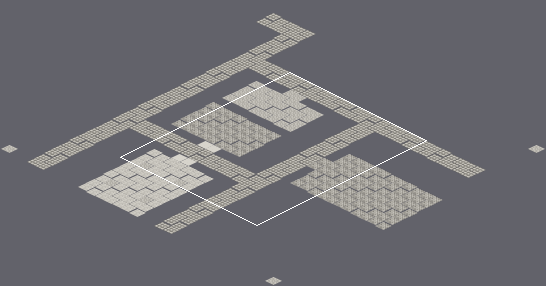
Level history. Tiled map: docs/Map-Test-1.tmx. Above, an overview of the earlier version with the close-up marked.
Close-up. First the earlier version:
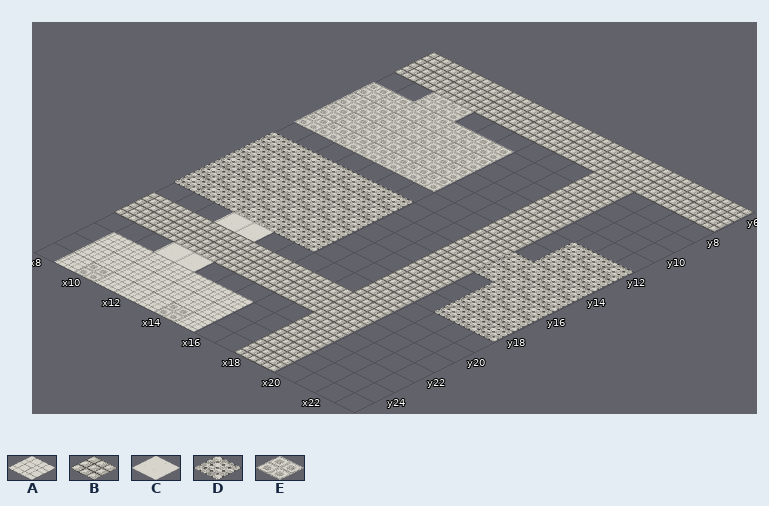
Cells are 128x64 px. Isometric: x runs down to the right, y down to the left. Shown: x 8..23, y 6..25. The commit also changed other parts of the map, which this record leaves out.
Key: from "tile-floor-table-128-64": A 2, B 3, C 4, D 7, E 8.
_ is an empty cell.
Layer "floor" before, first column x 8:
 6 BBBBBBBBBBBBBBBB
 7 BBBBBBBBBBBBBBBB
 8 __EE______BB____
 9 EEEEEEE___BB____
10 EEEEEEE___BB____
11 EEEEEEE___BB____
12 EEEEEEE___BB_DDD
13 __________BB_DDD
14 DDDDDDD___BBDDDD
15 DDDDDDD___BBDDDD
16 DDDDDDD___BB_DDD
17 DDDDDDD___BB_DDD
18 DDDDDDD___BB_DDD
19 ___CC_____BB____
20 BBBBBBBBBBBB____
21 BBBBBBBBBBBB____
22 ___CC_____BB____
23 _AAAAAAA__BB____
24 _AAAAAAA__BB____
25 _AEAAAEA__BB____
After the commit:
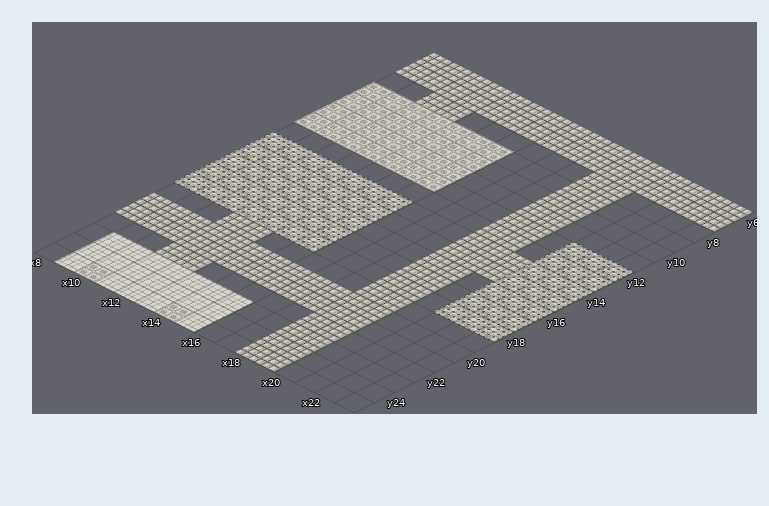
From old to new:
Changed rows in their new state; . is an unchanged cell.
Layer "floor":
first column x 10:
 8 BB
first column x 20:
14 B
15 B
first column x 11:
19 BB
22 BB
